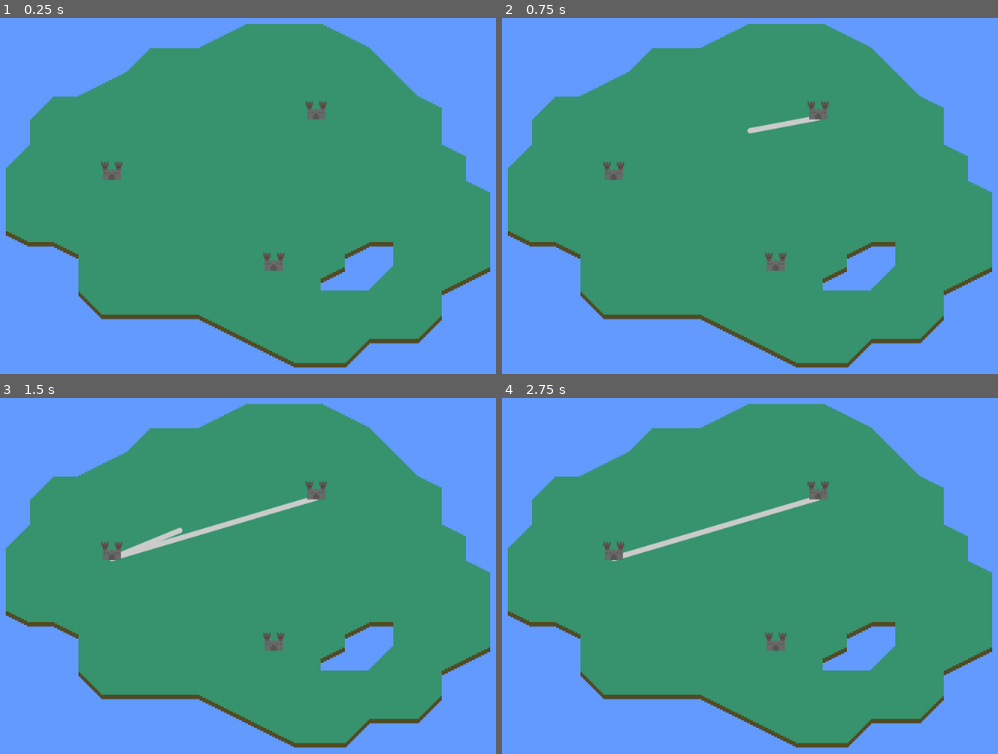
Above: before the commit, frames 1-4 (two rows, left to right).
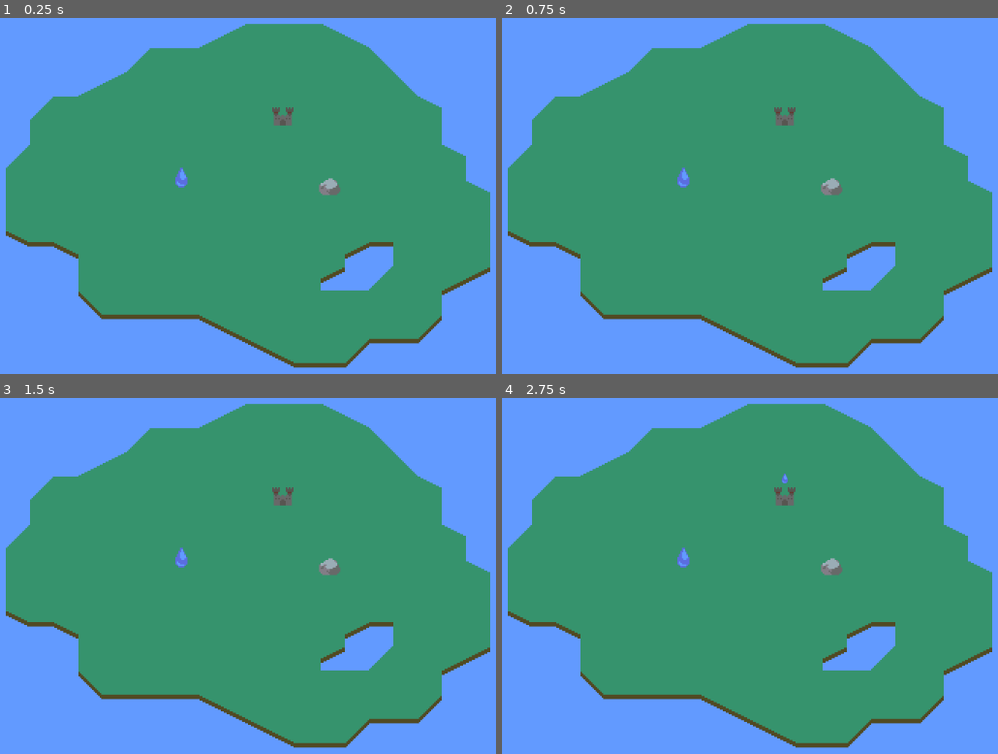
Above: after the commit, the same moments.

Repository: Hargne/fantasy-metro
Game: Godot game, scene res://screens/gameplay/gameplay.tscn
Two runs of this game, one before a commit and one after it. Both use one fixed random seed, a clock stepped at 60 frames per second and the inputs below. Before the commit the project starts from res://screens/ingame/ingame.tscn.
Inputs (mouse positions are in pixels of both pictures, inside the frame that each line leads up to):
- Up to frame 1 (0.25 s): no input
- Up to frame 2 (0.75 s): tap Enter at 0.5 s; drag from (819, 110) to (616, 171) at 0.52 s
- Up to frame 3 (1.5 s): drag from (114, 551) to (317, 490) at 1.27 s
- Up to frame 4 (2.75 s): move the mouse to (774, 640) at 2.02 s; click (774, 640) at 2.17 s

The runs differ from the first frame. In frame 1, 0.9% of the frame differs, in the area x 20-69%, y 23-72%; in frame 2, 1.1%; in frame 3, 1.7%; in frame 4, 1.6%.
Error before the commit: Parse Error: The class "GameManager" conflicts with the AutoLoad singleton of the same name, and is therefore redundant. Remove the class_name declaration to f…

Commit message:
Renamed Ingame -> Gameplay, Added ResourceList, Added basic demand system

Diff:
--- a/global/game_manager.gd
+++ b/global/game_manager.gd
@@ -1,4 +1,3 @@
 extends Node
-class_name GameManager
 
 export var version = "0.0.1-alpha"
--- a/project.godot
+++ b/project.godot
@@ -9,31 +9,37 @@
 config_version=4
 
 _global_script_classes=[ {
-"base": "Node",
-"class": "GameManager",
-"language": "GDScript",
-"path": "res://global/game_manager.gd"
-}, {
 "base": "Area2D",
 "class": "MapNode",
 "language": "GDScript",
-"path": "res://screens/ingame/game_objects/map_node/map_node.gd"
+"path": "res://screens/gameplay/game_objects/map_node/map_node.gd"
 }, {
 "base": "Node2D",
 "class": "MapNodeController",
 "language": "GDScript",
-"path": "res://screens/ingame/game_objects/map_node_controller/map_node_controller.gd"
+"path": "res://screens/gameplay/game_objects/map_node_controller/map_node_controller.gd"
+}, {
+"base": "MapNode",
+"class": "ResourceNode",
+"language": "GDScript",
+"path": "res://screens/gameplay/game_objects/map_node/resource_node/resource_node.gd"
+}, {
+"base": "MapNode",
+"class": "VillageNode",
+"language": "GDScript",
+"path": "res://screens/gameplay/game_objects/map_node/village_node/village_node.gd"
 } ]
 _global_script_class_icons={
-"GameManager": "",
 "MapNode": "",
-"MapNodeController": ""
+"MapNodeController": "",
+"ResourceNode": "",
+"VillageNode": ""
 }
 
 [application]
 
 config/name="Fantasy Metro"
-run/main_scene="res://screens/ingame/ingame.tscn"
+run/main_scene="res://screens/gameplay/gameplay.tscn"
 
 [autoload]
 
--- a/screens/ingame/game_objects/map/assets/map-tileset.tres
+++ b/screens/gameplay/game_objects/map/assets/map-tileset.tres
@@ -1,6 +1,6 @@
 [gd_resource type="TileSet" load_steps=2 format=2]
 
-[ext_resource path="res://screens/ingame/game_objects/map/assets/map_spritesheet.png" type="Texture" id=1]
+[ext_resource path="res://screens/gameplay/game_objects/map/assets/map_spritesheet.png" type="Texture" id=1]
 
 [resource]
 2/name = "water"
--- /dev/null
+++ b/screens/gameplay/game_objects/map_node/map_node.gd
@@ -0,0 +1,13 @@
+extends Area2D
+class_name MapNode
+
+var connectionPoint = Vector2.ZERO
+signal on_click(mapNode)
+signal on_click_released(mapNode)
+
+func _input_event(_viewport, event, _shape_idx):
+  if event is InputEventMouseButton && event.button_index == BUTTON_LEFT:
+    if event.pressed:
+      emit_signal("on_click", self)
+    else:
+      emit_signal("on_click_released", self)
--- /dev/null
+++ b/screens/gameplay/game_objects/map_node/resource_node/resource_node.gd
@@ -0,0 +1,21 @@
+extends MapNode
+class_name ResourceNode
+func get_class(): return "ResourceNode"
+
+enum ResourceType { WATER, WOOD, STONE }
+export(ResourceType) var resourceType = ResourceType.WATER
+onready var sprite = $Sprite
+onready var collision = $CollisionShape2D
+
+func _ready():
+  setup()
+
+func setup() -> void:
+  connectionPoint = Vector2(position.x, position.y + collision.shape.extents.y)
+  match resourceType:
+    ResourceType.WATER:
+      sprite.region_rect.position = Vector2(16 * 1, 0)
+    ResourceType.WOOD:
+      sprite.region_rect.position = Vector2(16 * 2, 0)
+    ResourceType.STONE:
+      sprite.region_rect.position = Vector2(16 * 3, 0)
--- a/screens/ingame/game_objects/map_node/map_node.tscn
+++ b/screens/gameplay/game_objects/map_node/resource_node/resource_node.tscn
@@ -1,12 +1,12 @@
 [gd_scene load_steps=4 format=2]
 
-[ext_resource path="res://screens/ingame/game_objects/map_node/map_node.gd" type="Script" id=1]
-[ext_resource path="res://screens/ingame/game_objects/map_node/assets/map_node_spritesheet.png" type="Texture" id=2]
+[ext_resource path="res://screens/gameplay/game_objects/map_node/resource_node/resource_node.gd" type="Script" id=1]
+[ext_resource path="res://screens/gameplay/game_objects/map_node/assets/map_node_spritesheet.png" type="Texture" id=2]
 
 [sub_resource type="RectangleShape2D" id=1]
 extents = Vector2( 6, 6 )
 
-[node name="MapNode" type="Area2D"]
+[node name="ResourceNode" type="Area2D"]
 script = ExtResource( 1 )
 
 [node name="Sprite" type="Sprite" parent="."]
--- /dev/null
+++ b/screens/gameplay/game_objects/map_node/village_node/village_node.gd
@@ -0,0 +1,19 @@
+extends MapNode
+class_name VillageNode
+func get_class(): return "VillageNode"
+
+onready var sprite = $Sprite
+onready var collision = $CollisionShape2D
+onready var resourceList = $ResourceList
+
+export var maxResourceDemands = 6
+
+func _ready():
+  connectionPoint = Vector2(position.x, position.y + collision.shape.extents.y)
+
+func add_resource_demand(resourceType) -> void:
+  if can_add_resource_demand():
+    resourceList.add_resource(resourceType)
+
+func can_add_resource_demand() -> bool:
+  return resourceList.resources.size() < maxResourceDemands
--- /dev/null
+++ b/screens/gameplay/game_objects/map_node/village_node/village_node.tscn
@@ -0,0 +1,22 @@
+[gd_scene load_steps=5 format=2]
+
+[ext_resource path="res://screens/gameplay/game_objects/map_node/village_node/village_node.gd" type="Script" id=1]
+[ext_resource path="res://screens/gameplay/game_objects/map_node/assets/map_node_spritesheet.png" type="Texture" id=2]
+[ext_resource path="res://screens/gameplay/game_objects/resource_list/resource_list.tscn" type="PackedScene" id=3]
+
+[sub_resource type="RectangleShape2D" id=1]
+extents = Vector2( 6, 6 )
+
+[node name="VillageNode" type="Area2D"]
+script = ExtResource( 1 )
+
+[node name="Sprite" type="Sprite" parent="."]
+texture = ExtResource( 2 )
+region_enabled = true
+region_rect = Rect2( 0, 0, 16, 16 )
+
+[node name="CollisionShape2D" type="CollisionShape2D" parent="."]
+position = Vector2( 0, 1 )
+shape = SubResource( 1 )
+
+[node name="ResourceList" parent="." instance=ExtResource( 3 )]
--- a/screens/ingame/game_objects/map_node_controller/map_node_controller.gd
+++ b/screens/gameplay/game_objects/map_node_controller/map_node_controller.gd
@@ -27,6 +27,20 @@
       if !event.pressed:
         yield(get_tree().create_timer(0.1), "timeout")
         hide_drag_connection_line()
+
+func get_village_nodes() -> Array:
+  var nodes = []
+  for child in get_children():
+    if child is VillageNode:
+      nodes.append(child)
+  return nodes
+
+func get_resource_nodes() -> Array:
+  var nodes = []
+  for child in get_children():
+    if child is ResourceNode:
+      nodes.append(child)
+  return nodes
 
 func spawn_connection_line2D(from: Vector2, to: Vector2) -> Line2D:
   var connectionLine = Line2D.new()
--- /dev/null
+++ b/screens/gameplay/game_objects/resource_list/assets/stone_icon.tres
@@ -0,0 +1,7 @@
+[gd_resource type="AtlasTexture" load_steps=2 format=2]
+
+[ext_resource path="res://screens/gameplay/game_objects/map_node/assets/map_node_spritesheet.png" type="Texture" id=1]
+
+[resource]
+atlas = ExtResource( 1 )
+region = Rect2( 48, 0, 16, 16 )
--- /dev/null
+++ b/screens/gameplay/game_objects/resource_list/assets/water_icon.tres
@@ -0,0 +1,7 @@
+[gd_resource type="AtlasTexture" load_steps=2 format=2]
+
+[ext_resource path="res://screens/gameplay/game_objects/map_node/assets/map_node_spritesheet.png" type="Texture" id=1]
+
+[resource]
+atlas = ExtResource( 1 )
+region = Rect2( 16, 0, 16, 16 )
--- /dev/null
+++ b/screens/gameplay/game_objects/resource_list/assets/wood_icon.tres
@@ -0,0 +1,7 @@
+[gd_resource type="AtlasTexture" load_steps=2 format=2]
+
+[ext_resource path="res://screens/gameplay/game_objects/map_node/assets/map_node_spritesheet.png" type="Texture" id=1]
+
+[resource]
+atlas = ExtResource( 1 )
+region = Rect2( 32, 0, 16, 16 )
--- /dev/null
+++ b/screens/gameplay/game_objects/resource_list/resource_list.gd
@@ -0,0 +1,53 @@
+extends VBoxContainer
+
+export var maxResources = 99
+export var columns = 6
+var resources = []
+onready var centerContainer = $CenterContainer
+onready var gridContainer = $CenterContainer/GridContainer
+var textureBasePath = "res://screens/gameplay/game_objects/resource_list/assets"
+var iconSize = 16
+
+func _ready():
+  var size = columns * (iconSize + 10)
+  gridContainer.columns = columns
+  rect_min_size.x = size
+  rect_position.x = size / -4
+  centerContainer.rect_min_size.x = size
+
+func add_resource(resourceType) -> void:
+  if resources.size() >= maxResources - 1:
+    printerr("Max resource amount reached")
+    return
+  var icon = TextureRect.new()
+  gridContainer.add_child(icon)
+  icon.rect_size = Vector2(iconSize, iconSize)
+  # Grab texture
+  var textureFile
+  match resourceType:
+    ResourceNode.ResourceType.STONE:
+      textureFile = "stone_icon.tres"
+    ResourceNode.ResourceType.WATER:
+      textureFile = "water_icon.tres"
+    ResourceNode.ResourceType.WOOD:
+      textureFile = "wood_icon.tres"
+  # Make sure that the file exist
+  if !textureFile:
+    printerr("Invalid resource type: " + resourceType)
+    return
+  icon.texture = load(textureBasePath + "/" + textureFile)
+  resources.append({ "node": icon, "resourceType": resourceType })
+
+func remove_resource(resourceType) -> void:
+  for resource in resources:
+    if "resourceType" in resource && resource.resourceType == resourceType:
+      # Remove the icon node
+      if "node" in resource && is_instance_valid(resource.node):
+        resource.node.queue_free()
+      resources.erase(resourceType)
+
+func clear() -> void:
+  resources.clear()
+  for c in gridContainer.get_children():
+    gridContainer.remove_child(c)
+    c.queue_free()
--- /dev/null
+++ b/screens/gameplay/game_objects/resource_list/resource_list.tscn
@@ -0,0 +1,24 @@
+[gd_scene load_steps=2 format=2]
+
+[ext_resource path="res://screens/gameplay/game_objects/resource_list/resource_list.gd" type="Script" id=1]
+
+[node name="ResourceList" type="VBoxContainer"]
+margin_left = -20.0
+margin_top = -75.0
+margin_right = 60.0
+margin_bottom = 61.0
+rect_min_size = Vector2( 80, 100 )
+rect_scale = Vector2( 0.5, 0.5 )
+alignment = 2
+script = ExtResource( 1 )
+
+[node name="CenterContainer" type="CenterContainer" parent="."]
+margin_top = 136.0
+margin_right = 80.0
+margin_bottom = 136.0
+rect_min_size = Vector2( 60, 0 )
+
+[node name="GridContainer" type="GridContainer" parent="CenterContainer"]
+margin_left = 40.0
+margin_right = 40.0
+columns = 3
--- /dev/null
+++ b/screens/gameplay/gameplay.gd
@@ -0,0 +1,38 @@
+extends Node2D
+
+var rng = RandomNumberGenerator.new()
+onready var mapNodeController: MapNodeController = $MapNodeController
+
+var demandIncrementTimer: Timer
+var secondsBetweenDemandIncrement = 20
+
+func _ready():
+  rng.randomize()
+  setup_demand_increment_timer()
+
+#
+# Demand Increment Timer
+#
+
+func setup_demand_increment_timer() -> void:
+  if demandIncrementTimer != null:
+    return
+  demandIncrementTimer = Timer.new()
+  add_child(demandIncrementTimer)
+  demandIncrementTimer.name = "DemandIncrementTimer"
+  demandIncrementTimer.connect("timeout", self, "on_demand_increment_timer_timeout")
+  start_demand_increment_timer(2)
+
+func start_demand_increment_timer(time: int) -> void:
+  demandIncrementTimer.wait_time = time
+  demandIncrementTimer.start()
+
+func on_demand_increment_timer_timeout() -> void:
+  var villageNodes = mapNodeController.get_village_nodes()
+  if villageNodes.size() > 0:
+    for villageNode in villageNodes:
+      if villageNode.can_add_resource_demand():
+        var demandedResource = ResourceNode.ResourceType.values()[rng.randi() % ResourceNode.ResourceType.size()]
+        villageNode.add_resource_demand(demandedResource)
+  # Restart the timer
+  start_demand_increment_timer(secondsBetweenDemandIncrement)
--- a/screens/ingame/ingame.tscn
+++ b/screens/gameplay/gameplay.tscn
@@ -1,10 +1,13 @@
-[gd_scene load_steps=4 format=2]
+[gd_scene load_steps=6 format=2]
 
-[ext_resource path="res://screens/ingame/game_objects/map_node_controller/map_node_controller.gd" type="Script" id=1]
-[ext_resource path="res://screens/ingame/game_objects/map_node/map_node.tscn" type="PackedScene" id=2]
-[ext_resource path="res://screens/ingame/game_objects/map/assets/map-tileset.tres" type="TileSet" id=3]
+[ext_resource path="res://screens/gameplay/game_objects/map_node/resource_node/resource_node.tscn" type="PackedScene" id=1]
+[ext_resource path="res://screens/gameplay/game_objects/map_node/village_node/village_node.tscn" type="PackedScene" id=2]
+[ext_resource path="res://screens/gameplay/game_objects/map/assets/map-tileset.tres" type="TileSet" id=3]
+[ext_resource path="res://screens/gameplay/game_objects/map_node_controller/map_node_controller.gd" type="Script" id=4]
+[ext_resource path="res://screens/gameplay/gameplay.gd" type="Script" id=5]
 
-[node name="Ingame" type="Node2D"]
+[node name="Gameplay" type="Node2D"]
+script = ExtResource( 5 )
 
 [node name="Camera2D" type="Camera2D" parent="."]
 current = true
@@ -24,14 +27,15 @@
 format = 1
 tile_data = PoolIntArray( -327682, 26, 0, -327681, 10, 0, -393216, 7, 0, -393215, 7, 0, -393214, 7, 0, -393213, 13, 0,  …(3040 unchanged characters)…
 
-[node name="MapNodeController" type="Node2D" parent="Map"]
-script = ExtResource( 1 )
+[node name="MapNodeController" type="Node2D" parent="."]
+script = ExtResource( 4 )
 
-[node name="MapNode" parent="Map/MapNodeController" instance=ExtResource( 2 )]
-position = Vector2( 45, -40 )
+[node name="VillageNode" parent="MapNodeController" instance=ExtResource( 2 )]
+position = Vector2( 23, -36 )
 
-[node name="MapNode2" parent="Map/MapNodeController" instance=ExtResource( 2 )]
-position = Vector2( -90, 0 )
+[node name="ResourceNode" parent="MapNodeController" instance=ExtResource( 1 )]
+position = Vector2( 54, 10 )
+resourceType = 2
 
-[node name="MapNode3" parent="Map/MapNodeController" instance=ExtResource( 2 )]
-position = Vector2( 17, 60 )
+[node name="ResourceNode2" parent="MapNodeController" instance=ExtResource( 1 )]
+position = Vector2( -44, 5 )
--- a/screens/ingame/game_objects/map_node/map_node.gd
+++ /dev/null
@@ -1,18 +0,0 @@
-extends Area2D
-class_name MapNode
-
-onready var sprite = $Sprite
-onready var collision = $CollisionShape2D
-var connectionPoint = Vector2.ZERO
-signal on_click(mapNode)
-signal on_click_released(mapNode)
-
-func _ready():
-	connectionPoint = Vector2(position.x, position.y + collision.shape.extents.y)
-
-func _input_event(_viewport, event, _shape_idx):
-	if event is InputEventMouseButton && event.button_index == BUTTON_LEFT:
-		if event.pressed:
-			emit_signal("on_click", self)
-		else:
-			emit_signal("on_click_released", self)
Renamed: screens/ingame/game_objects/map/assets/map_spritesheet.aseprite -> screens/gameplay/game_objects/map/assets/map_spritesheet.aseprite
Renamed: screens/ingame/game_objects/map/assets/map_spritesheet.png -> screens/gameplay/game_objects/map/assets/map_spritesheet.png
Not shown, changed: screens/gameplay/game_objects/map/assets/map_spritesheet.png.import
Binary file added: screens/gameplay/game_objects/map_node/assets/map_node_spritesheet.aseprite
Binary file added: screens/gameplay/game_objects/map_node/assets/map_node_spritesheet.png
Not shown, changed: screens/gameplay/game_objects/map_node/assets/map_node_spritesheet.png.import
Binary file removed: screens/ingame/game_objects/map_node/assets/map_node_spritesheet.aseprite
Binary file removed: screens/ingame/game_objects/map_node/assets/map_node_spritesheet.png
